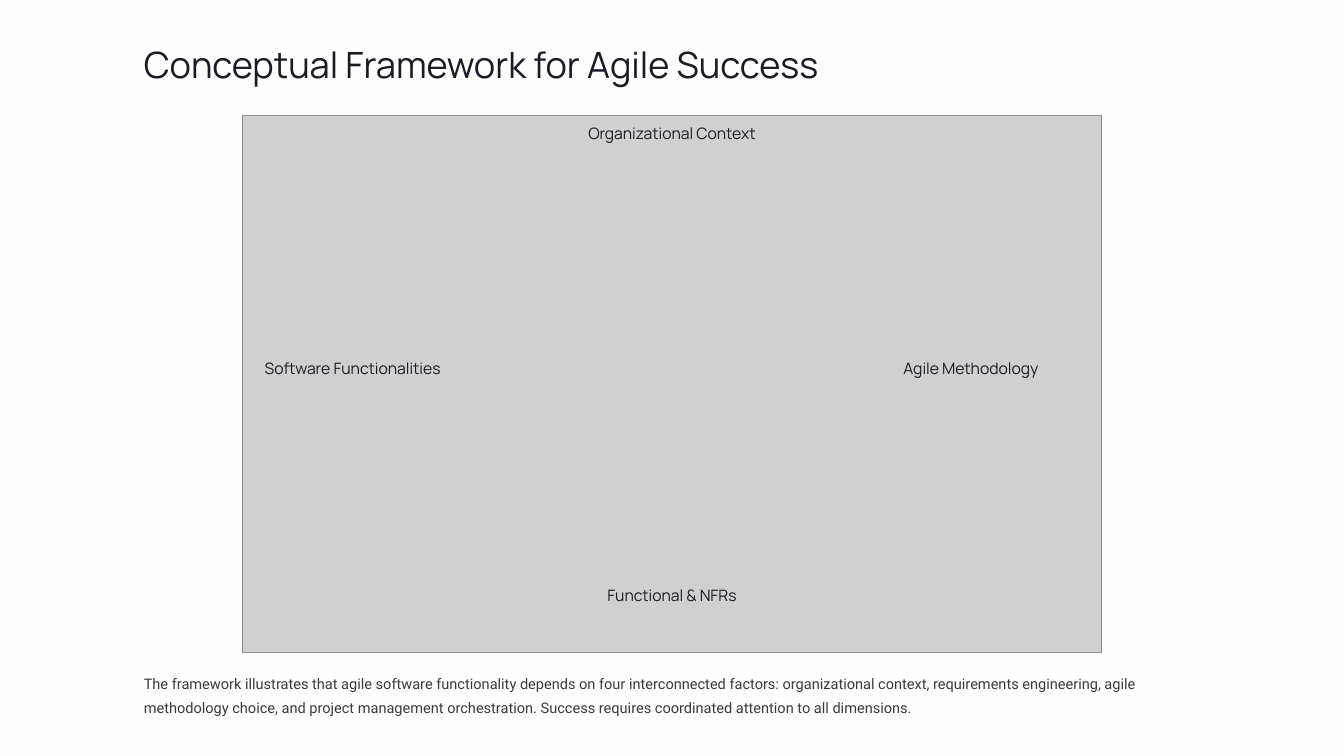
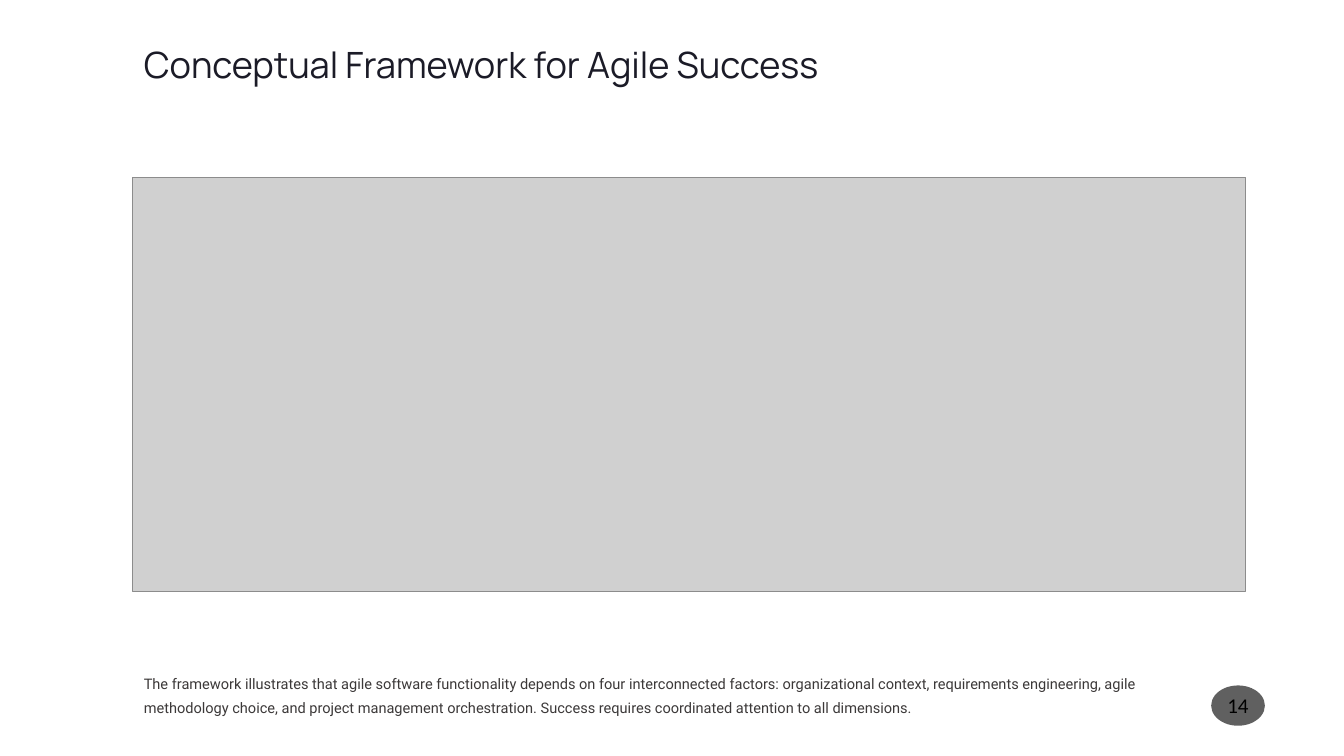
Before and after one commit to shohaghcsesust/MSCSE-SSA, a slide deck: slide 14 of Agile-Software-Requirements-Engineering.pptx (slide 12 before the commit). Drawn at 1344x756 pixels with LibreOffice and Linux fonts; fonts in the diff are those of the drawing; grey boxes stand for pictures. Boxes give left, top, right and bottom in pixels: in the first picture for what was removed or moved away, otherwise in the second. Text is boxed around its words. In the diff, an @@ line names an element or a change of style, - is before the commit and + after.

```diff
--- a/Agile-Software-Requirements-Engineering.pptx
+++ b/Agile-Software-Requirements-Engineering.pptx
@@ rectangle removed at box(0, 0, 1344, 756) @@
@@ rectangle removed at box(0, 0, 1344, 756) @@
@@ text removed at box(588, 127, 755, 143) @@
-Organizational Context
@@ picture: place and size @@
-picture at box(242, 115, 1102, 653)
+picture at box(132, 177, 1246, 591)
@@ text removed at box(265, 362, 441, 374) @@
-Software Functionalities
@@ text removed at box(903, 362, 1038, 378) @@
-Agile Methodology
@@ text removed at box(607, 589, 737, 601) @@
-Functional & NFRs
@@ page number added at box(1211, 685, 1265, 726), fill #1D1D1D at 70% opacity, 18 pt, text #000000 @@
+14
```
Also in this commit, not shown: 14 other slides changed, 3 slides added, 1 slide removed.
